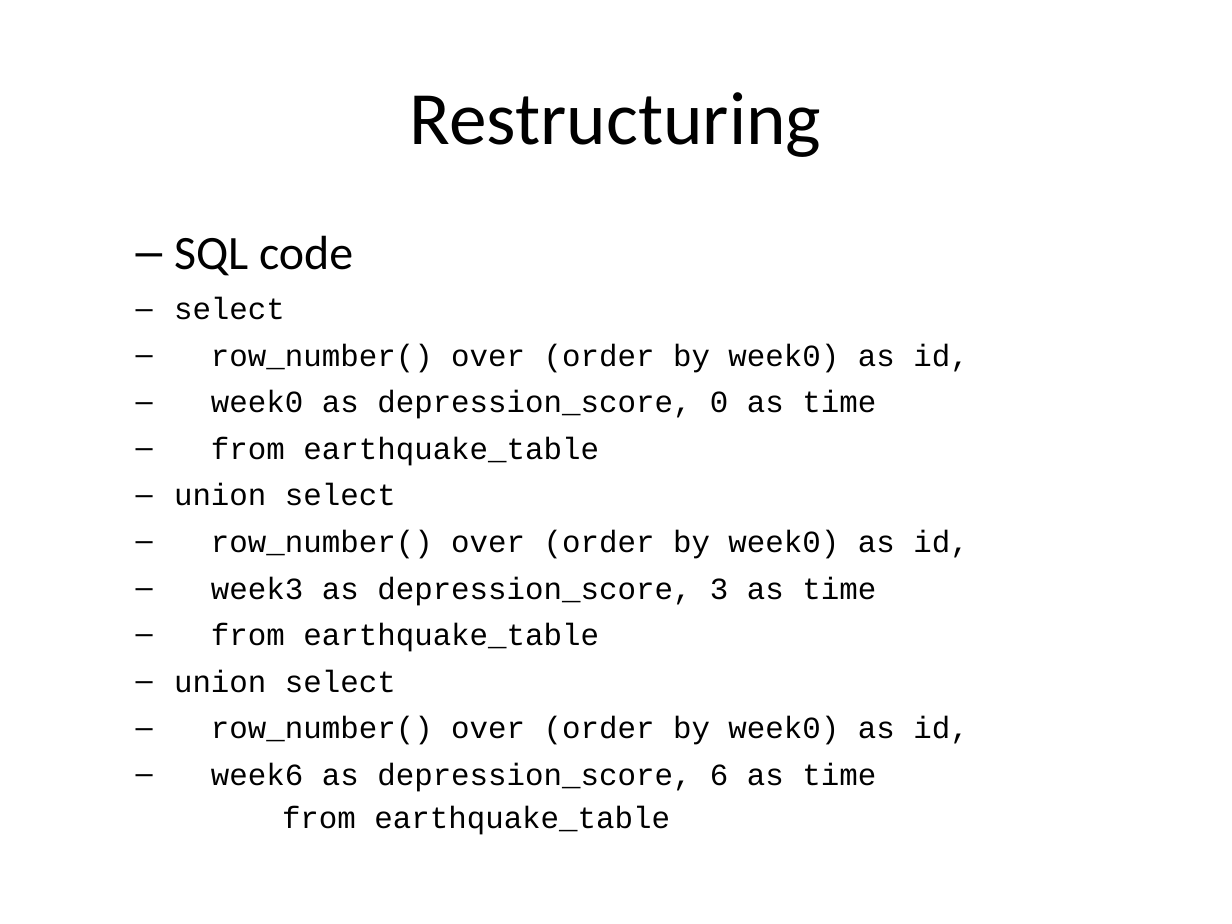
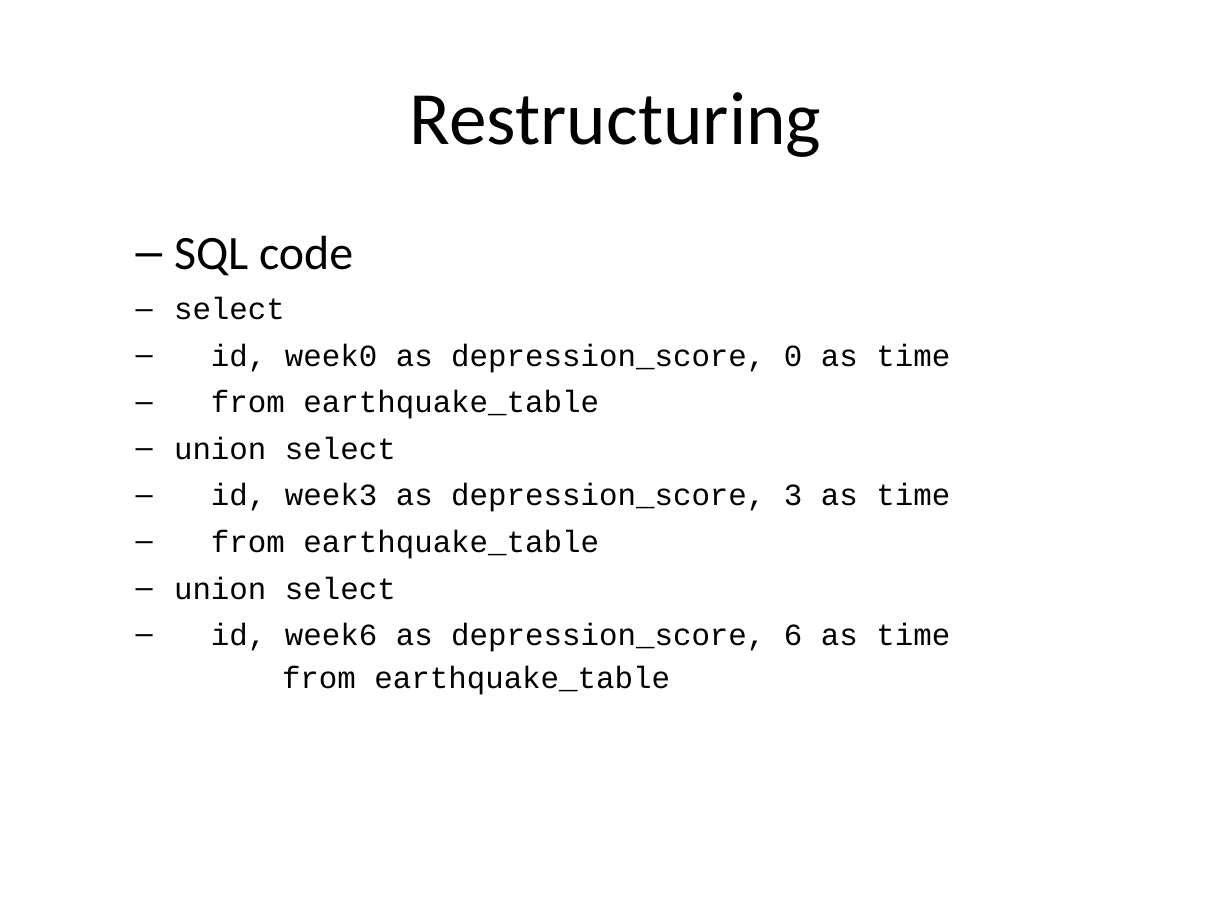
Before and after one commit to pmean/introduction-to-sql, a slide deck: slide 6 of module15-gathering-and-spreading/gather.pptx (slide 7 before the commit). Drawn at 1232x924 pixels with LibreOffice and Linux fonts; fonts in the diff are those of the drawing. Boxes give left, top, right and bottom in pixels: in the first picture for what was removed or moved away, otherwise in the second. Text is boxed around its words. In the diff, an @@ line names an element or a change of style, - is before the commit and + after.

```diff
--- a/module15-gathering-and-spreading/gather.pptx
+++ b/module15-gathering-and-spreading/gather.pptx
@@ text at [174, 297, 950, 695]: text changed @@
-select
-row_number() over (order by week0) as id,
-week0 as depression_score, 0 as time
-from earthquake_table
-union select
-row_number() over (order by week0) as id,
-week3 as depression_score, 3 as time
-from earthquake_table
-union select
-row_number() over (order by week0) as id,
-week6 as depression_score, 6 as time
-from earthquake_table
+select
+id, week0 as depression_score, 0 as time
+from earthquake_table
+union select
+id, week3 as depression_score, 3 as time
+from earthquake_table
+union select
+id, week6 as depression_score, 6 as time
+from earthquake_table
```
Also in this commit, not shown: 4 other slides changed, 1 slide removed, 9 other files.
